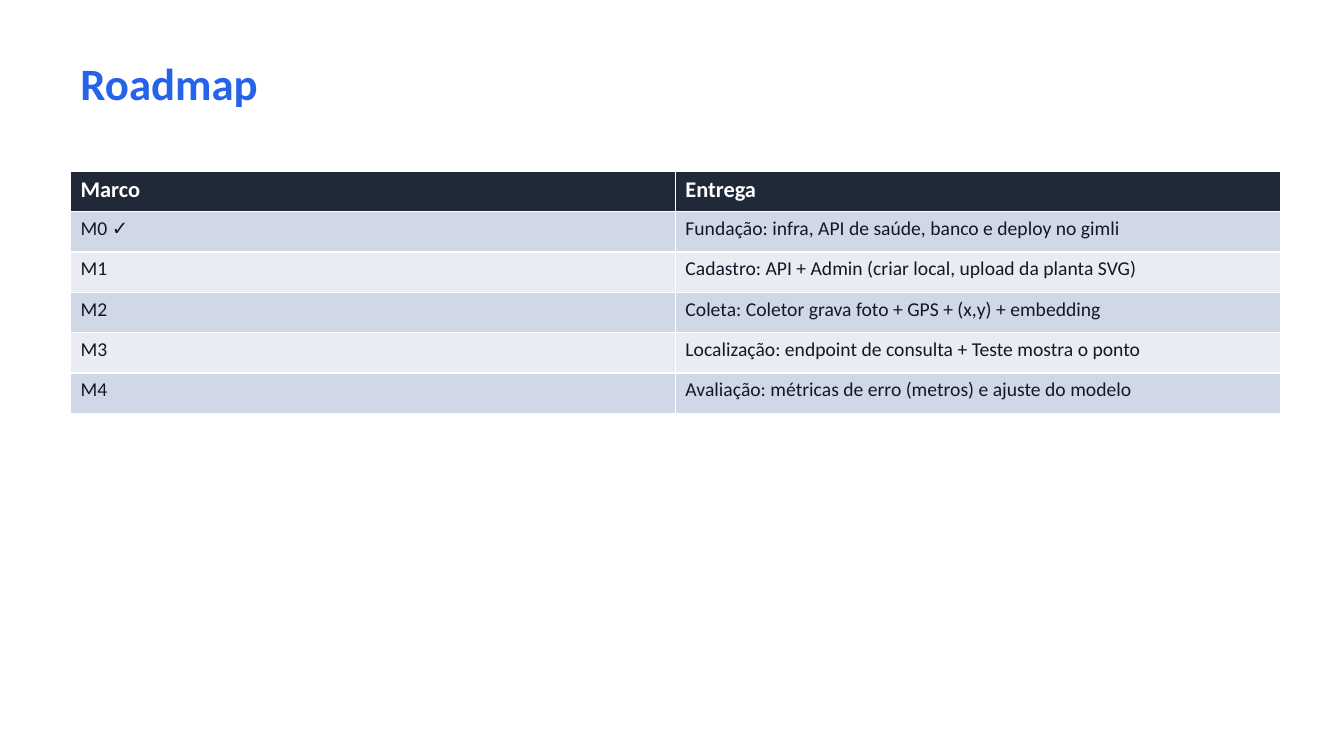
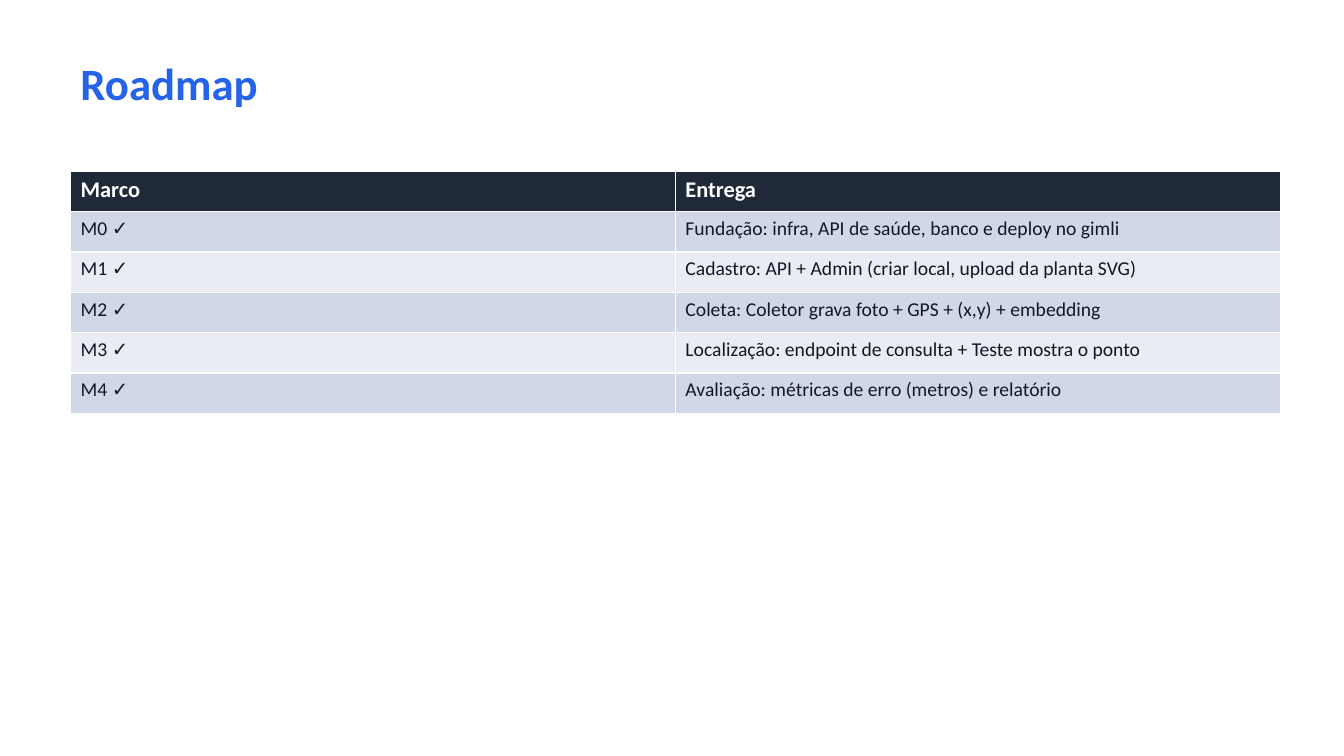
Before and after one commit to munifgebara/ceilingimagelocalization, a slide deck: slide 12 of docs/apresentacao/Localizacao-Indoor-Teto.pptx (slide 11 before the commit). Drawn at 1344x756 pixels with LibreOffice and Linux fonts; fonts in the diff are those of the drawing. Boxes give left, top, right and bottom in pixels: in the first picture for what was removed or moved away, otherwise in the second. Text is boxed around its words. In the diff, an @@ line names an element or a change of style, - is before the commit and + after.

```diff
--- a/docs/apresentacao/Localizacao-Indoor-Teto.pptx
+++ b/docs/apresentacao/Localizacao-Indoor-Teto.pptx
@@ table at box(71, 171, 1280, 413) @@
-row 3, column 1: M1
+row 3, column 1: M1 ✓
-row 4, column 1: M2
+row 4, column 1: M2 ✓
-row 5, column 1: M3
+row 5, column 1: M3 ✓
-row 6, column 1: M4
+row 6, column 1: M4 ✓
-row 6, column 2: Avaliação: métricas de erro (metros) e ajuste do modelo
+row 6, column 2: Avaliação: métricas de erro (metros) e relatório
```
Also in this commit, not shown: 1 other slide changed, 2 slides added, 1 slide removed, 1 other file.
